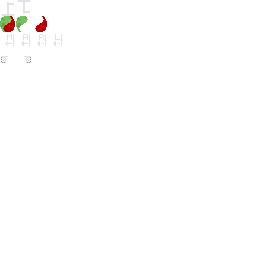
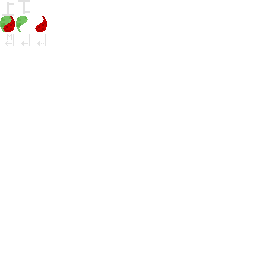
Before/after of a 256 x 256 layered artwork. What changed in the layer stack:
renamed "Auto Door" to "Normal Door", painted on it over [23, 34, 28, 40]
renamed "Right Door" to "Special Door", painted on it over [39, 34, 44, 40]
removed layer "Left Door" over [53, 34, 62, 46]
hid "Station Door Modes" over [1, 56, 31, 63]